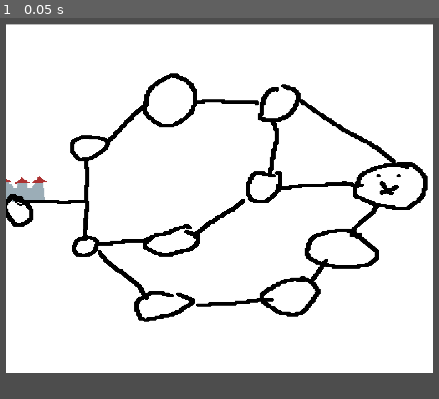
Above: before the commit, frame 1.
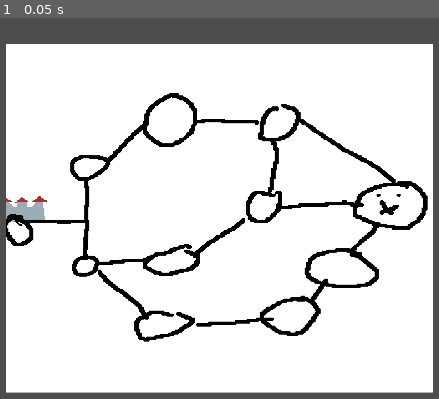
Above: after the commit, the same moment.

Repository: arch-jpg/eidsWi25
Game: Godot game, scene res://scenes/maps/map_01.tscn
Same seed, same stepped clock (60 frames per second), same inputs: the game is played once before the commit and once after it. This scene is started directly instead of the project's main scene.
Inputs:
- Up to frame 1 (0.05 s): no input

The runs differ from the first frame. In frame 1, 22% of the frame differs, in the area x 1-99%, y 1-99%.
Error after the commit: Invalid access to property or key 'last_completed_level' on a base object of type 'Dictionary'. (res://scenes/maps/level_selector.gd:35)

Commit message:
created Map nodes and Logic. Enemie Data Json

Diff:
--- /dev/null
+++ b/data/enemies.json
@@ -0,0 +1,68 @@
+{
+    "Mc_Milky_Man": {
+        "health": 150,
+        "attacks": [
+            {
+                "id": "milk_splash",
+                "value": 25,
+                "probability": 0.6
+            },
+            {
+                "id": "cream_strike",
+                "value": 35,
+                "probability": 0.3
+            },
+            {
+                "id": "ultra_milk",
+                "value": 50,
+                "probability": 0.1
+            }
+        ],
+        "defenses": [
+            {
+                "id": "cream_shield",
+                "value": 10,
+                "probability": 0.5
+            },
+            {
+                "id": "milk_wall",
+                "value": 20,
+                "probability": 0.5
+            }
+        ],
+        "aggro": 0.5
+    },
+    "Bernd_Brotmann": {
+        "health": 250,
+        "attacks": [
+            {
+                "id": "bread_slash",
+                "value": 25,
+                "probability": 0.6
+            },
+            {
+                "id": "wheat_strike",
+                "value": 35,
+                "probability": 0.3
+            },
+            {
+                "id": "ultra_bread",
+                "value": 50,
+                "probability": 0.1
+            }
+        ],
+        "defenses": [
+            {
+                "id": "bread_slash",
+                "value": 10,
+                "probability": 0.5
+            },
+            {
+                "id": "milk_wall",
+                "value": 20,
+                "probability": 0.5
+            }
+        ],
+        "aggro": 0.6
+    }
+}
--- a/scenes/maps/level_selector.gd
+++ b/scenes/maps/level_selector.gd
@@ -1,8 +1,97 @@
 extends Area2D
 
+@export var required_levels : Array[String] = []
+
+const SAVE_PATH = "user://player.save"
+
+var is_clickable: bool = false
+var level_id: String = ""
+
+func _ready():
+    level_id = name  # z.B. "Lvl100", "Lvl111", etc.
+    update_clickable_state()
+    update_visual_state()
+
+
 func _on_input_event(_viewport:Node, event:InputEvent, _shape_idx:int) -> void:
+    if event is InputEventMouseButton and event.pressed and event.button_index == MOUSE_BUTTON_LEFT:
+        if is_clickable:
+            on_level_clicked()
 
-    if event is InputEventMouseButton and event.pressed and event.button_index == MOUSE_BUTTON_LEFT:
-        pass # Replace with function body.
+func on_level_clicked():
+    """Level wurde angeklickt - speichern und laden"""
+    print("Level selected: " + level_id)
+
+    save_completed_level()
+	# Hier die Kampfszene oder das Level laden
+
+	# get_tree().change_scene_to_file("res://scenes/fightscene/combat_scene.tscn")
+
+func update_clickable_state():
+    """Prüft ob dieses Level klickbar sein soll"""
+    var save_data = load_save_data()
+
+	# Start-Level
+    if required_levels.size() == 0 and (save_data.has("last_completed_level") == null or save_data["last_completed_level"] == ""):
+        is_clickable = true
+        return
+
+	# Prüfen ob das vorherige Level abgeschlossen wurde
+    if save_data.has("last_completed_level"):
+        var last_level_name = save_data["last_completed_level"]
+        if required_levels.has(last_level_name):
+            is_clickable = true
     else:
-        pass # Replace with function body.
+        is_clickable = false
+
+    if save_data["last_completed_level"].ends_with("XX"):
+        is_clickable = false  # Bereits abgeschlossen
+        print("MAP ABGESCHLOSSEN: " + level_id)
+
+func update_visual_state():
+    #ACHTUNG TOTE FUNKTION IDK MAN
+    """Aktualisiert die visuelle Darstellung basierend auf Klickbarkeit"""
+    # CollisionShape2D haben keine modulate-Eigenschaft die sichtbar ist
+    # Du musst entweder Sprites als Kinder hinzufügen oder die Visualisierung anders lösen
+    for child in get_children():
+        if child is CollisionShape2D:
+            # Debug-Farbe (nur in Editor/Debug sichtbar)
+            child.debug_color = Color.GREEN if is_clickable else Color.RED
+
+    # Wenn du später Sprites hinzufügst, nutze dies:
+    # for child in get_children():
+    #     if child is Sprite2D:
+    #         child.modulate = Color.WHITE if is_clickable else Color(0.3, 0.3, 0.3, 1.0)
+
+func save_completed_level():
+    #Maybe woanders hin not sure rn
+    """Speichert dieses Level als zuletzt abgeschlossen"""
+    var save_data = load_save_data()
+    save_data["last_completed_level"] = level_id
+
+
+    var file = FileAccess.open(SAVE_PATH, FileAccess.WRITE)
+    if file:
+        file.store_line(JSON.stringify(save_data))
+        file.close()
+        print("Saved completed level: " + level_id)
+    else:
+        push_error("Could not save to " + SAVE_PATH)
+
+func load_save_data() -> Dictionary:
+    """Lädt die Speicherdaten"""
+    if not FileAccess.file_exists(SAVE_PATH):
+        return {}
+
+    var file = FileAccess.open(SAVE_PATH, FileAccess.READ)
+    if file:
+        var json_string = file.get_line()
+        file.close()
+
+        var json = JSON.new()
+        var parse_result = json.parse(json_string)
+
+        if parse_result == OK:
+            return json.data
+
+    return {}
--- a/scenes/maps/map_01.tscn
+++ b/scenes/maps/map_01.tscn
@@ -9,7 +9,7 @@
 [node name="Map01" type="Node2D"]
 
 [node name="Sprite2D" type="Sprite2D" parent="."]
-position = Vector2(1049, 533)
+position = Vector2(1049, 580)
 scale = Vector2(2.00635, 1.6377)
 texture = ExtResource("1_hsmnc")
 
@@ -26,6 +26,7 @@
 position = Vector2(-157.5, -72.6631)
 scale = Vector2(1.25, -2)
 script = ExtResource("2_bepxa")
+required_levels = Array[String](["Lvl100"])
 
 [node name="CollisionShape2D" type="CollisionShape2D" parent="Sprite2D/Lvl111"]
 scale = Vector2(1, 0.819048)
@@ -35,6 +36,7 @@
 position = Vector2(-159.992, 69.61)
 scale = Vector2(1.25, -2)
 script = ExtResource("2_bepxa")
+required_levels = Array[String](["Lvl100"])
 
 [node name="CollisionShape2D" type="CollisionShape2D" parent="Sprite2D/Lvl112"]
 scale = Vector2(1, 0.819048)
@@ -44,6 +46,7 @@
 position = Vector2(-58.3148, -139.831)
 scale = Vector2(1.25, -2)
 script = ExtResource("2_bepxa")
+required_levels = Array[String](["Lvl111"])
 
 [node name="CollisionShape2D" type="CollisionShape2D" parent="Sprite2D/Lvl121"]
 scale = Vector2(1, 0.819048)
@@ -53,6 +56,7 @@
 position = Vector2(-52.8322, 62.8933)
 scale = Vector2(1.25, -2)
 script = ExtResource("2_bepxa")
+required_levels = Array[String](["Lvl112"])
 
 [node name="CollisionShape2D" type="CollisionShape2D" parent="Sprite2D/Lvl122"]
 scale = Vector2(1, 0.819048)
@@ -62,15 +66,17 @@
 position = Vector2(-73.7658, 161.813)
 scale = Vector2(1.25, -2)
 script = ExtResource("2_bepxa")
+required_levels = Array[String](["Lvl112"])
 
 [node name="CollisionShape2D" type="CollisionShape2D" parent="Sprite2D/Lvl123"]
 scale = Vector2(1, 0.819048)
 shape = SubResource("CircleShape2D_bepxa")
 
 [node name="Lvl131" type="Area2D" parent="Sprite2D"]
-position = Vector2(72.2707, -144.716)
+position = Vector2(72.2708, -144.716)
 scale = Vector2(1.25, -2)
 script = ExtResource("2_bepxa")
+required_levels = Array[String](["Lvl121"])
 
 [node name="CollisionShape2D" type="CollisionShape2D" parent="Sprite2D/Lvl131"]
 scale = Vector2(1, 0.819048)
@@ -80,15 +86,17 @@
 position = Vector2(52.334, -14.0441)
 scale = Vector2(1.25, -2)
 script = ExtResource("2_bepxa")
+required_levels = Array[String](["Lvl122", "Lvl131"])
 
 [node name="CollisionShape2D" type="CollisionShape2D" parent="Sprite2D/Lvl132"]
 scale = Vector2(1, 0.819048)
 shape = SubResource("CircleShape2D_bepxa")
 
 [node name="Lvl133" type="Area2D" parent="Sprite2D"]
-position = Vector2(87.2233, 147.158)
+position = Vector2(87.2232, 147.158)
 scale = Vector2(1.25, -2)
 script = ExtResource("2_bepxa")
+required_levels = Array[String](["Lvl123"])
 
 [node name="CollisionShape2D" type="CollisionShape2D" parent="Sprite2D/Lvl133"]
 scale = Vector2(1, 0.819048)
@@ -98,15 +106,17 @@
 position = Vector2(146.535, 74.4949)
 scale = Vector2(1.25, -2)
 script = ExtResource("2_bepxa")
+required_levels = Array[String](["Lvl133"])
 
 [node name="CollisionShape2D" type="CollisionShape2D" parent="Sprite2D/Lvl141"]
 scale = Vector2(1, 0.819048)
 shape = SubResource("CircleShape2D_bepxa")
 
 [node name="Lvl1XX" type="Area2D" parent="Sprite2D"]
-position = Vector2(207.84, -19.5397)
+position = Vector2(207.84, -19.5396)
 scale = Vector2(1.25, -2)
 script = ExtResource("2_bepxa")
+required_levels = Array[String](["Lvl131", "Lvl132", "Lvl141"])
 
 [node name="CollisionShape2D" type="CollisionShape2D" parent="Sprite2D/Lvl1XX"]
 scale = Vector2(1, 0.819048)
Empty file added: scripts/enemy_database.gd
